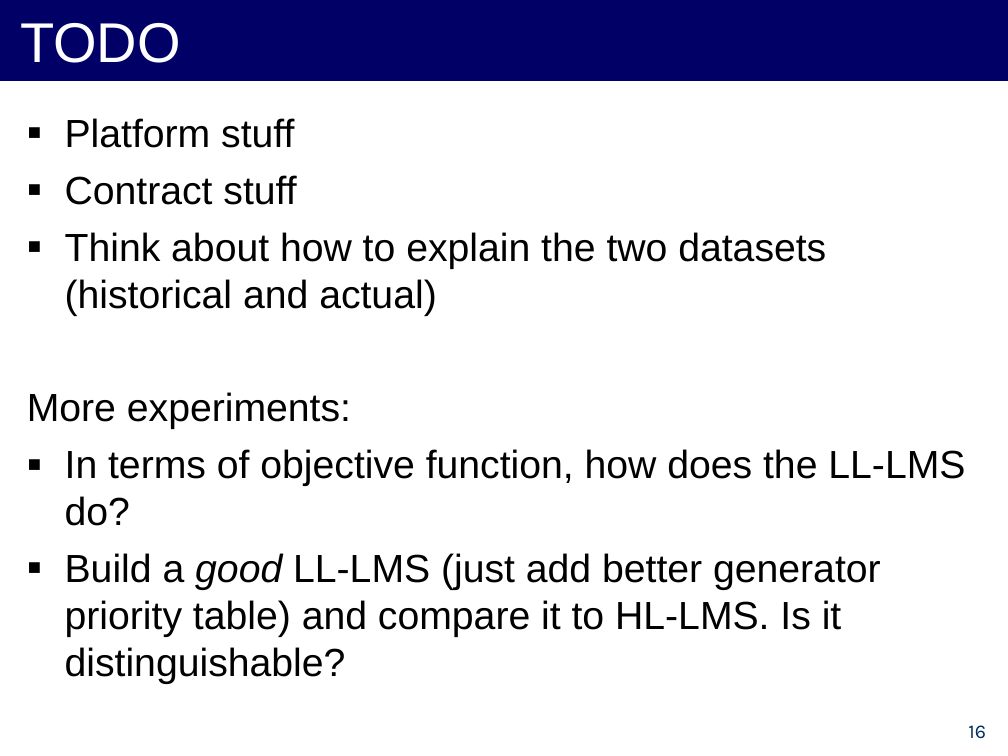
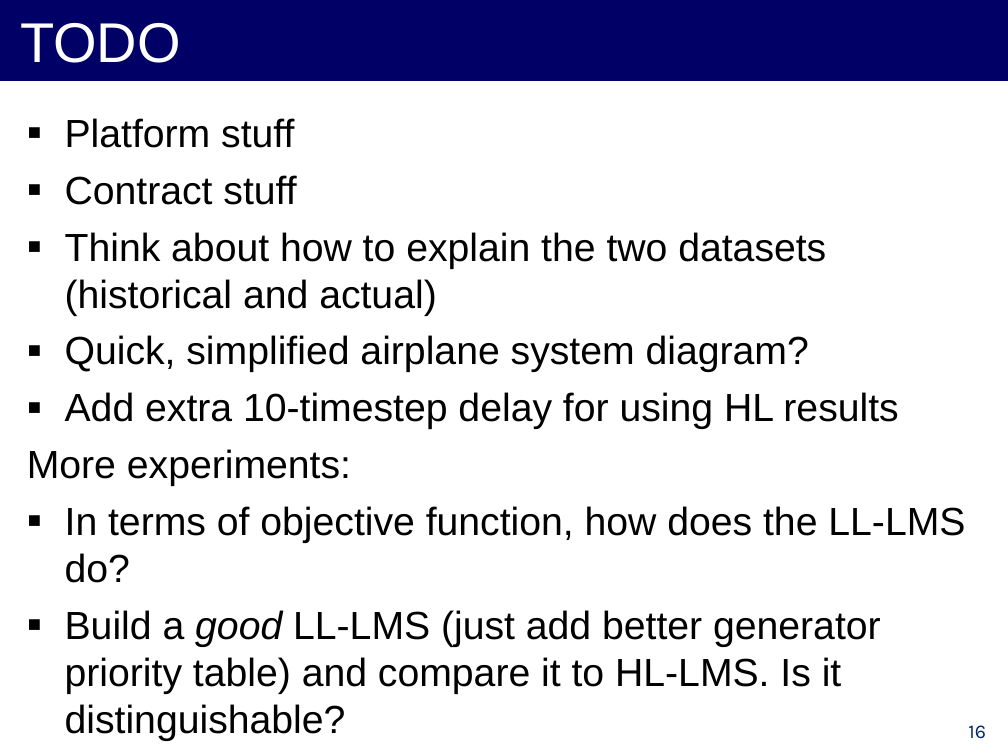
Before and after one commit to forresti/optimal_load_management, a slide deck: slide 16 of project/12-3-12_Presentation.ppt. Drawn at 1008x756 pixels with LibreOffice and Linux fonts; fonts in the diff are those of the drawing. Boxes give left, top, right and bottom in pixels: in the first picture for what was removed or moved away, otherwise in the second. Text is boxed around its words. In the diff, an @@ line names an element or a change of style, - is before the commit and + after.

```diff
--- a/project/12-3-12_Presentation.ppt
+++ b/project/12-3-12_Presentation.ppt
@@ text at (65, 335, 898, 429): paragraphs added @@
+▪ Quick, simplified airplane system diagram?
+▪ Add extra 10-timestep delay for using HL results
```
Also in this commit, not shown: 3 other slides changed.
